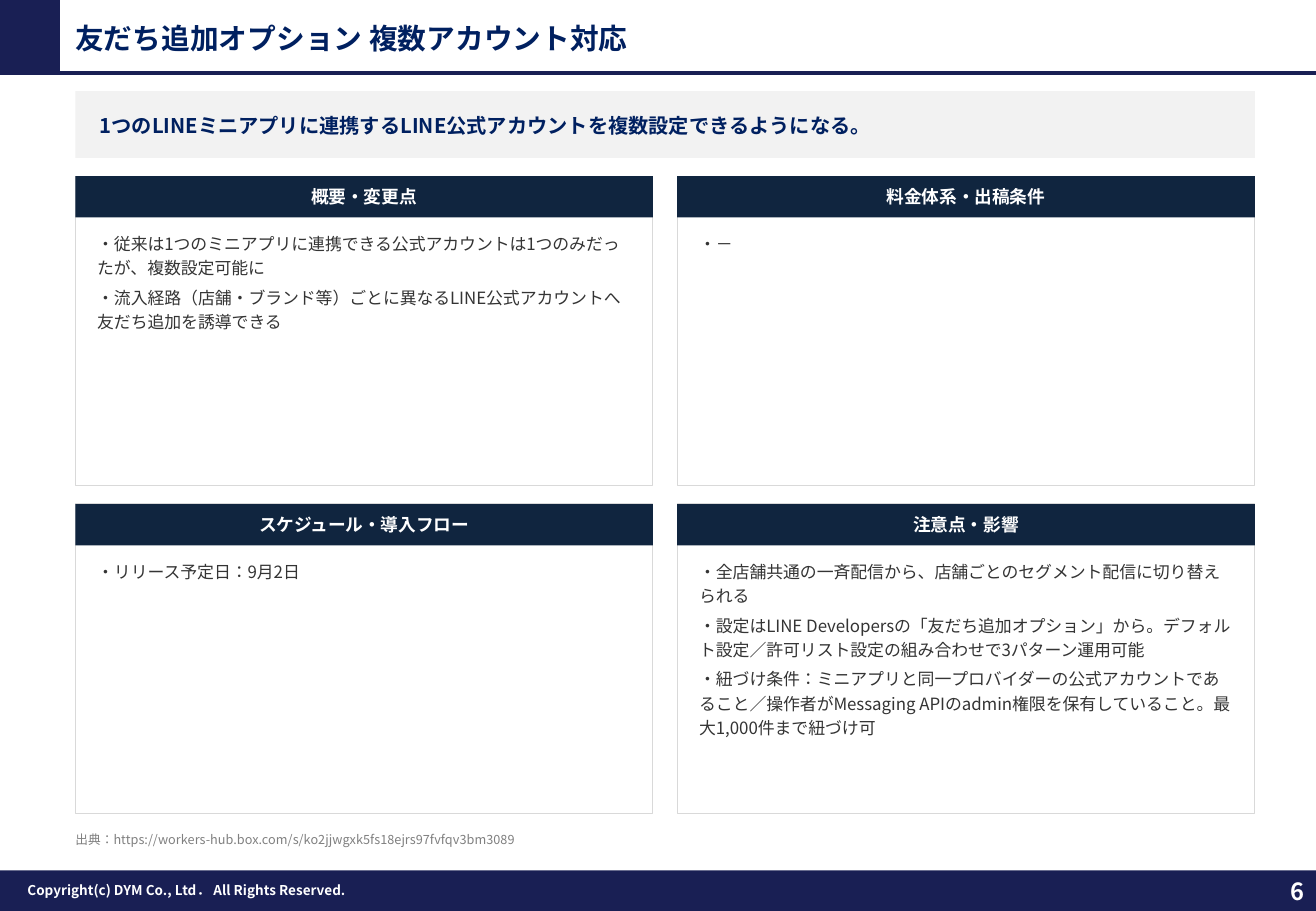
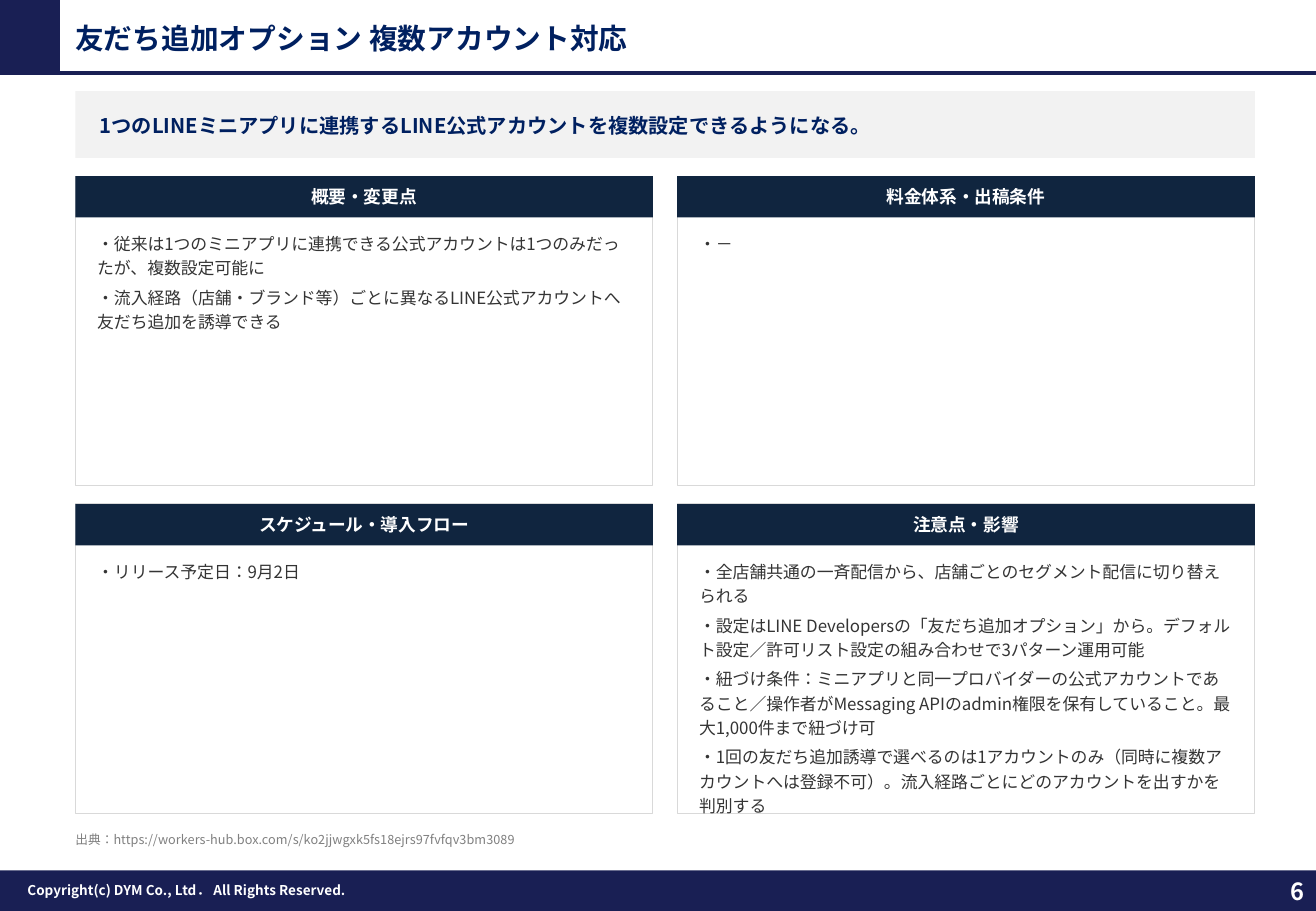
Before and after one commit to tonomura-r-dev/folder, a slide deck: slide 6 of LINEOA媒体最新情報_2026年9月トレンドレポート.pptx. Drawn at 1316x911 pixels with LibreOffice and Linux fonts; fonts in the diff are those of the drawing; background and template pictures are left out. Boxes give left, top, right and bottom in pixels: in the first picture for what was removed or moved away, otherwise in the second. Text is boxed around its words. In the diff, an @@ line names an element or a change of style, - is before the commit and + after.

```diff
--- a/LINEOA媒体最新情報_2026年9月トレンドレポート.pptx
+++ b/LINEOA媒体最新情報_2026年9月トレンドレポート.pptx
@@ text at bbox=[699, 748, 1222, 814]: paragraph added @@
+・1回の友だち追加誘導で選べるのは1アカウントのみ（同時に複数アカウントへは登録不可）。流入経路ごとにどのアカウントを出すかを判別する
```
Also in this commit, not shown: 1 other slide changed, 1 other file.
